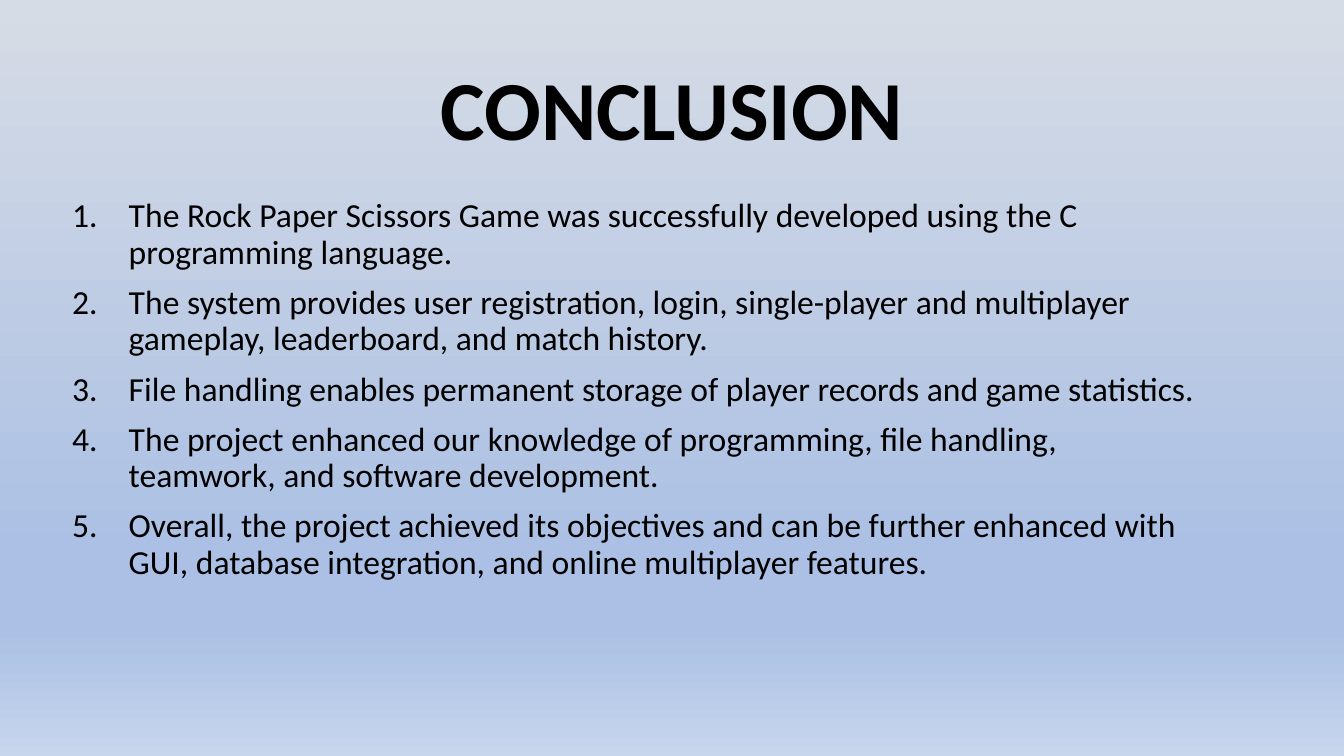
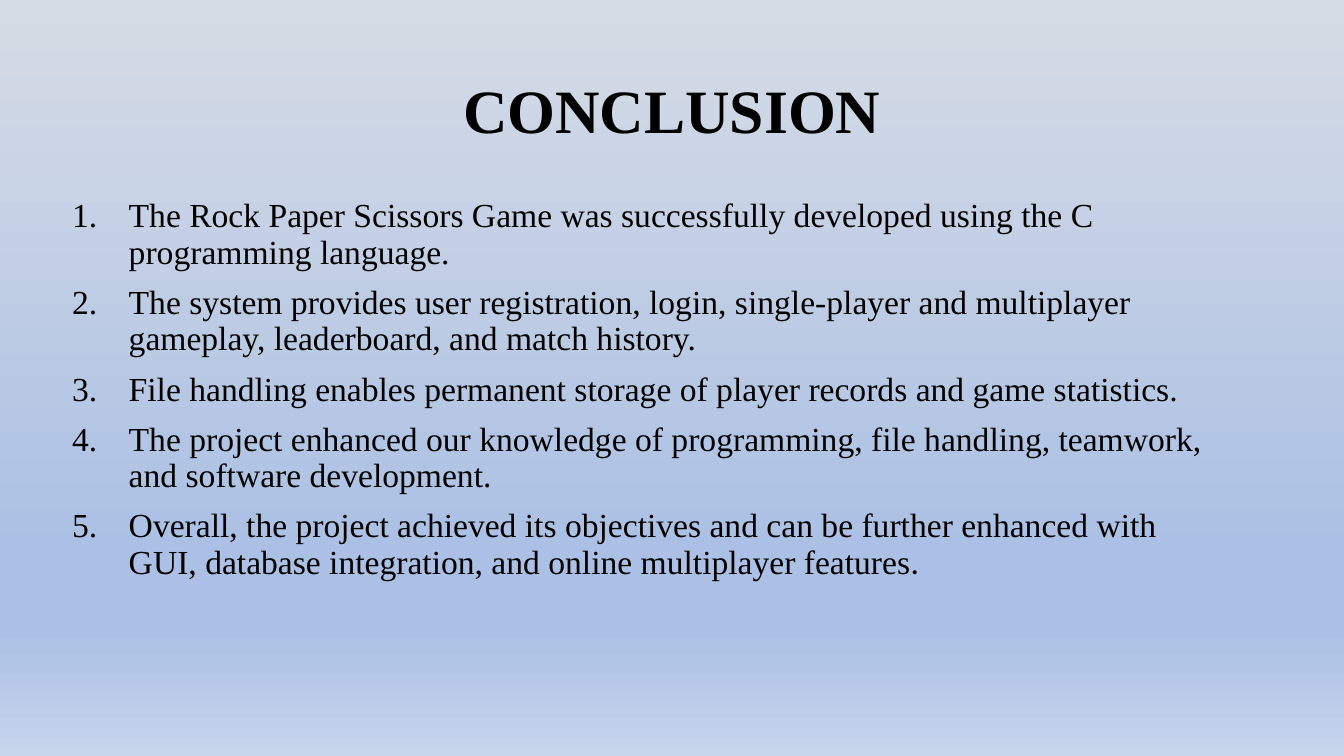
Before and after one commit to Bachelor-Of-Computer-Application/project-sd, a slide deck: slide 14 of 2nd sem final presentation.pptx. Drawn at 1344x756 pixels with LibreOffice and Linux fonts; fonts in the diff are those of the drawing. Boxes give left, top, right and bottom in pixels: in the first picture for what was removed or moved away, otherwise in the second. Text is boxed around its words. In the diff, an @@ line names an element or a change of style, - is before the commit and + after.

```diff
--- a/2nd sem final presentation.pptx
+++ b/2nd sem final presentation.pptx
@@ title "CONCLUSION" at (x1=463, y1=92, x2=880, y2=134): size 60 to 44 pt, font Calibri to Times New Roman @@
@@ text "The Rock Paper Scissors Game ..." at (x1=129, y1=203, x2=1202, y2=580): font Calibri to Times New Roman @@
```
Also in this commit, not shown: 10 other slides changed, 1 other file.
